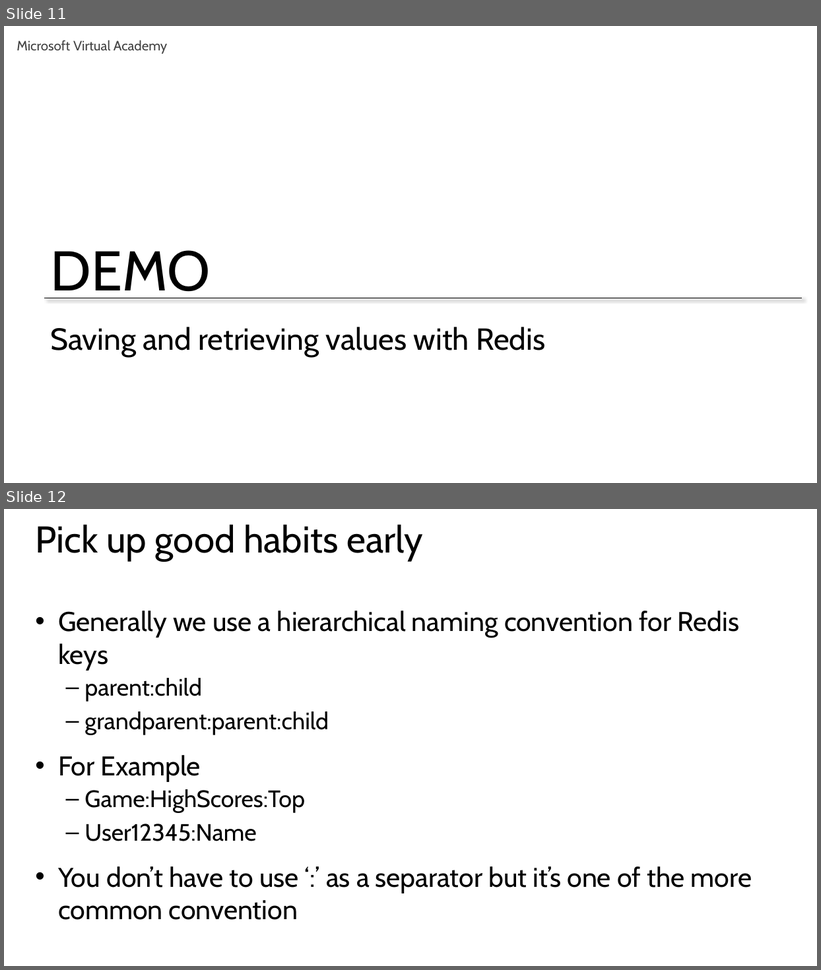
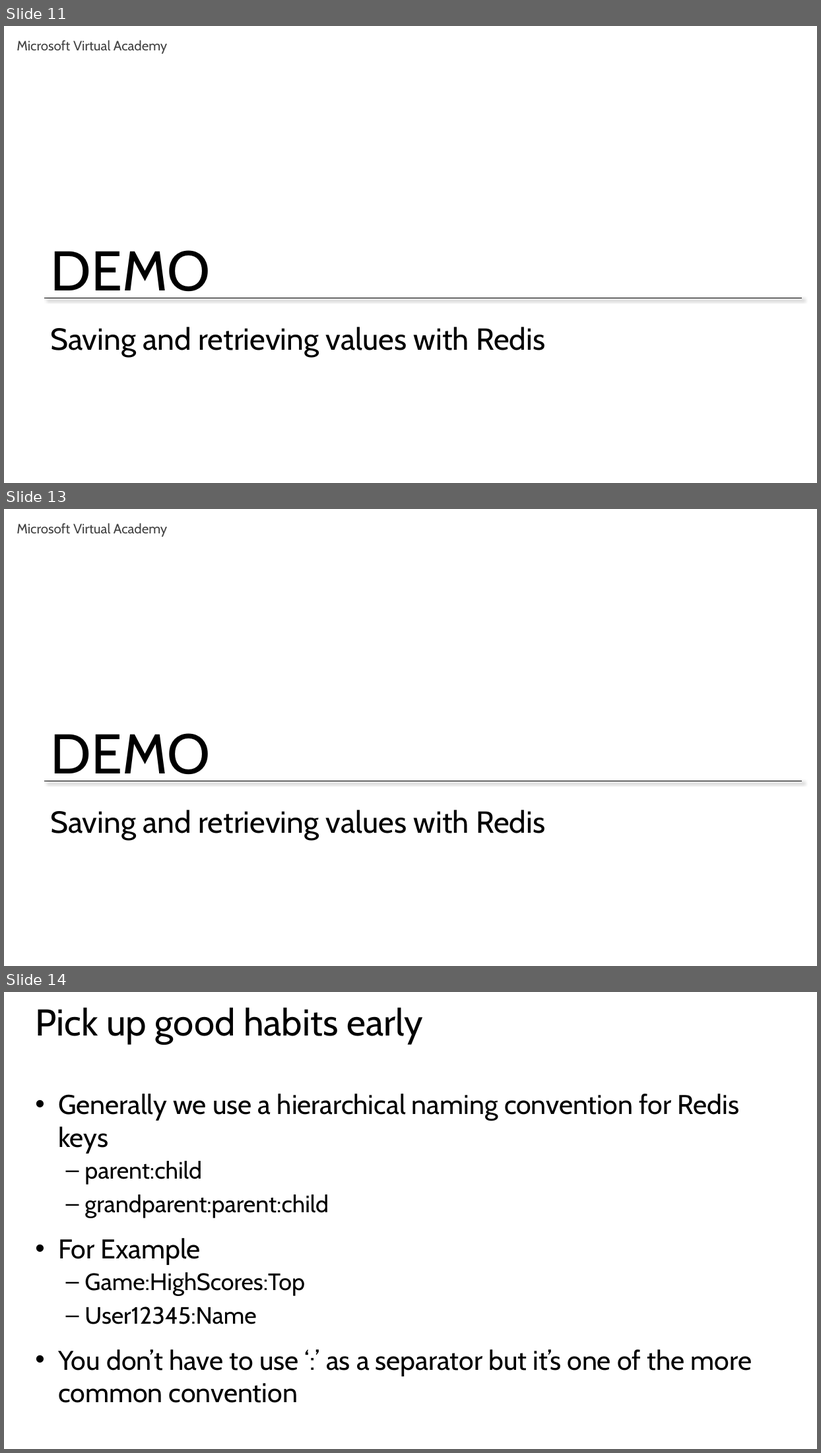
Before and after one commit to GeekTrainer/Flask, a slide deck: Slides/Module 5 - Using Redis.pptx. Shown one above the other, each under a label of ours: slides 11 and 12 before the commit, slides 11, 13 and 14 after it; the slides between them are not shown. The pictures are 821x970 and 821x1453 pixels, drawn with LibreOffice and Linux fonts; fonts in the diff are those of the drawing. Boxes give left, top, right and bottom in pixels: in the first picture for what was removed or moved away, otherwise in the second. Text is boxed around its words. In the diff, an @@ line names an element or a change of style, - is before the commit and + after.

```diff
--- a/Slides/Module 5 - Using Redis.pptx
+++ b/Slides/Module 5 - Using Redis.pptx
@@ slide 13 added at [4, 509, 817, 966], background #FFFFFF; not listed: 3 template elements that a slide beside it also shows @@
@@ title added at [51, 810, 545, 840], 36 pt, text #000000 @@
+Saving and retrieving values with Redis
@@ what was slide 12 is now slide 14 @@
```
Also in this commit, not shown: 1 other slide added.
